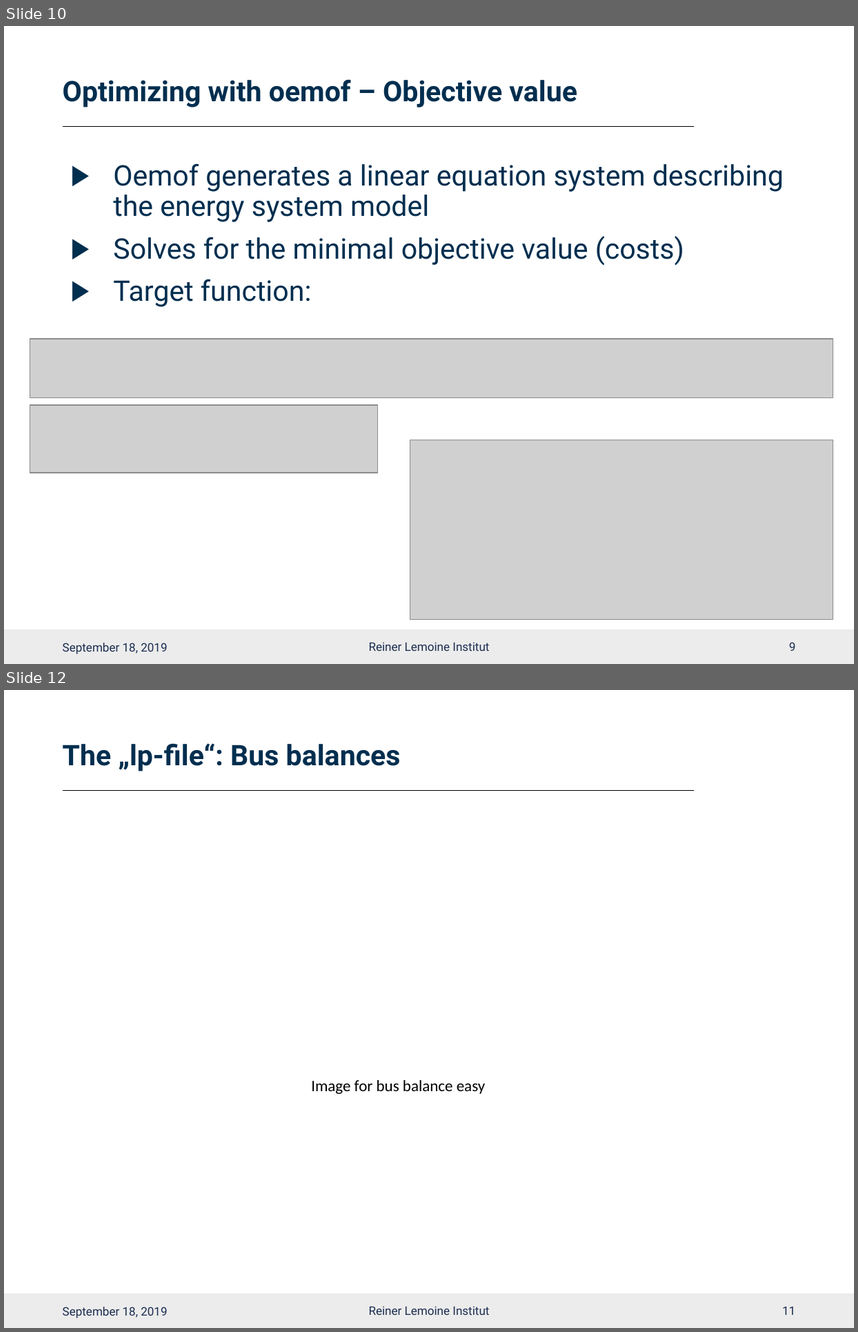
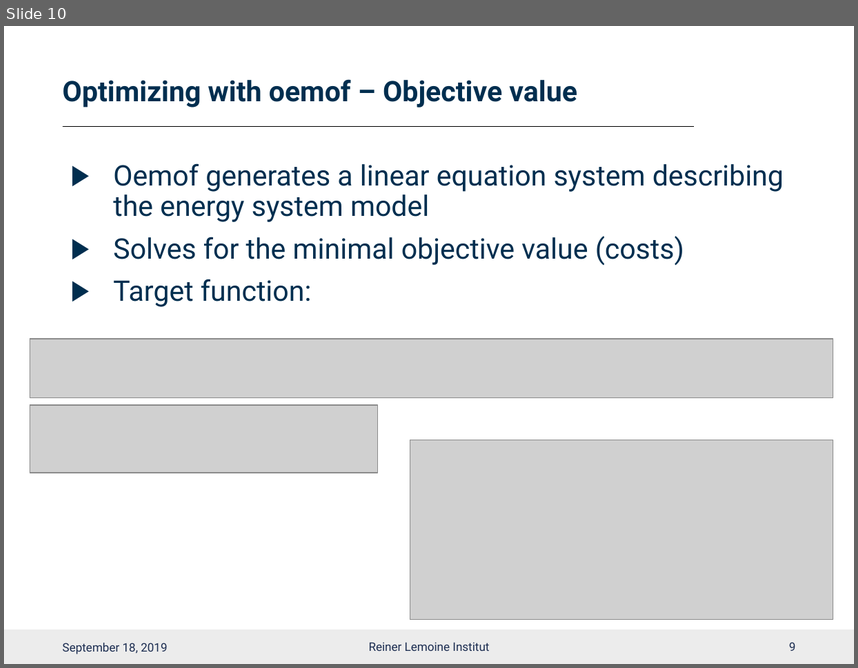
Before and after one commit to smartie2076/oemof_workshop, a slide deck: Oemof_Workshop_07_Constraints.pptx. Shown one above the other, each under a label of ours: slides 10 and 12 before the commit, slide 10 after it; the slides between them are not shown. The pictures are 858x1332 and 858x668 pixels, drawn with LibreOffice and Linux fonts; fonts in the diff are those of the drawing; grey boxes stand for pictures; background and template pictures are left out. Boxes give left, top, right and bottom in pixels: in the first picture for what was removed or moved away, otherwise in the second. Text is boxed around its words. In the diff, an @@ line names an element or a change of style, - is before the commit and + after.

```diff
--- a/Oemof_Workshop_07_Constraints.pptx
+++ b/Oemof_Workshop_07_Constraints.pptx
@@ slide 12 removed at (4, 690, 854, 1328), background #FFFFFF; not listed: 2 template elements that a slide beside it also shows @@
@@ title removed at (63, 743, 401, 771) @@
-The „lp-file“: Bus balances
@@ text removed at (311, 1080, 485, 1094) @@
-Image for bus balance easy
@@ text removed at (63, 1306, 167, 1318) @@
-September 18, 2019
@@ text removed at (369, 1305, 489, 1314) @@
-Reiner Lemoine Institut
@@ page number removed at (782, 1306, 795, 1314) @@
-11
```
Also in this commit, not shown: 12 slides changed, 1 other slide removed, 1 other file.
